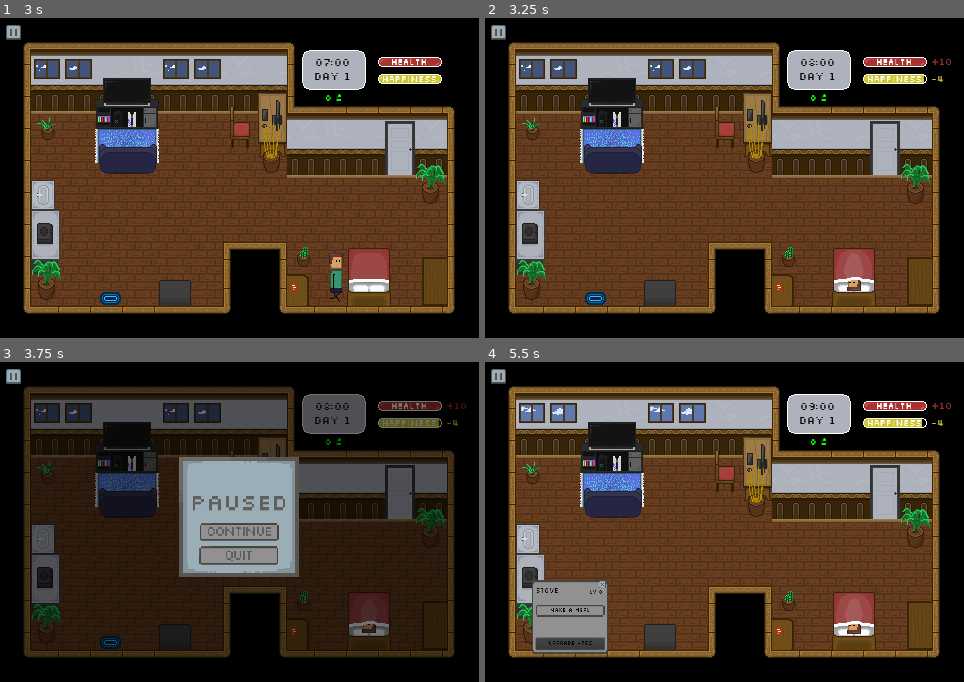
Above: before the commit, frames 1-4 (two rows, left to right).
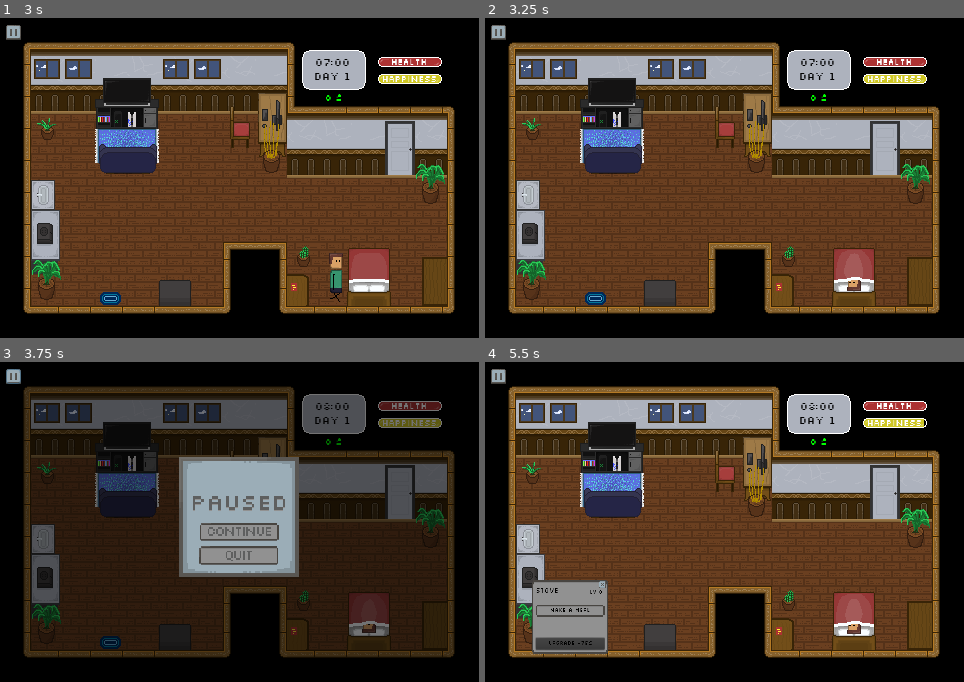
Above: after the commit, the same moments.

Repository: sun-wise-man/work-from-home
Game: Godot game, scene res://scenes/menu.tscn
Same seed, same stepped clock (60 frames per second), same inputs: the game is played once before the commit and once after it.
Inputs (mouse positions are in pixels of both pictures, inside the frame that each line leads up to):
- Up to frame 1 (3 s): click (229, 190) at 0.5 s; click (229, 270) at 1.25 s; move the mouse to (368, 277) at 2.02 s; click (368, 277) at 2.17 s; click "Go to sleep" at 2.75 s
- Up to frame 2 (3.25 s): no input
- Up to frame 3 (3.75 s): click (14, 374) at 3.5 s
- Up to frame 4 (5.5 s): click (724, 531) at 4.25 s; tap Enter at 5 s; move the mouse to (532, 579) at 5.02 s; click (532, 579) at 5.17 s

Frame 1 is identical in both runs. In frame 2, less than 0.1% of the frame differs, in the area x 67-98%, y 12-20%; in frame 3, less than 0.1%; in frame 4, 0.9%, in the area x 7-98%, y 12-21%.

Commit message:
Balancing
Changed:
- Decreasing rate: -5 -> -2
- Decreasing cycle: 24 -> 72 hours
- Clock: 1.5 -> 2

Diff:
--- a/scenes/main.tscn
+++ b/scenes/main.tscn
@@ -1062,7 +1062,7 @@
 
 [node name="World" type="Node2D"]
 script = ExtResource( 10 )
-seconds_per_hour = 1.5
+seconds_per_hour = 2.0
 starting_hour = 7
 buff_debuff_time = 3
 happiness_buff_chance = 50
@@ -1559,8 +1559,8 @@
 __meta__ = {
 "_edit_use_anchors_": false
 }
-increase_dr_rate = -5
-hour_per_increase = 48
+increase_dr_rate = -2
+hour_per_increase = 72
 
 [node name="Label" type="Label" parent="GUI/HealthBar"]
 margin_left = 13.0
@@ -1598,8 +1598,8 @@
 __meta__ = {
 "_edit_use_anchors_": false
 }
-increase_dr_rate = -5
-hour_per_increase = 48
+increase_dr_rate = -2
+hour_per_increase = 72
 
 [node name="Label" type="Label" parent="GUI/HappinessBar"]
 margin_left = 4.0
Not shown, changed: export_presets.cfg
Not shown: 2 places in scenes/main.tscn that only renumber resources
